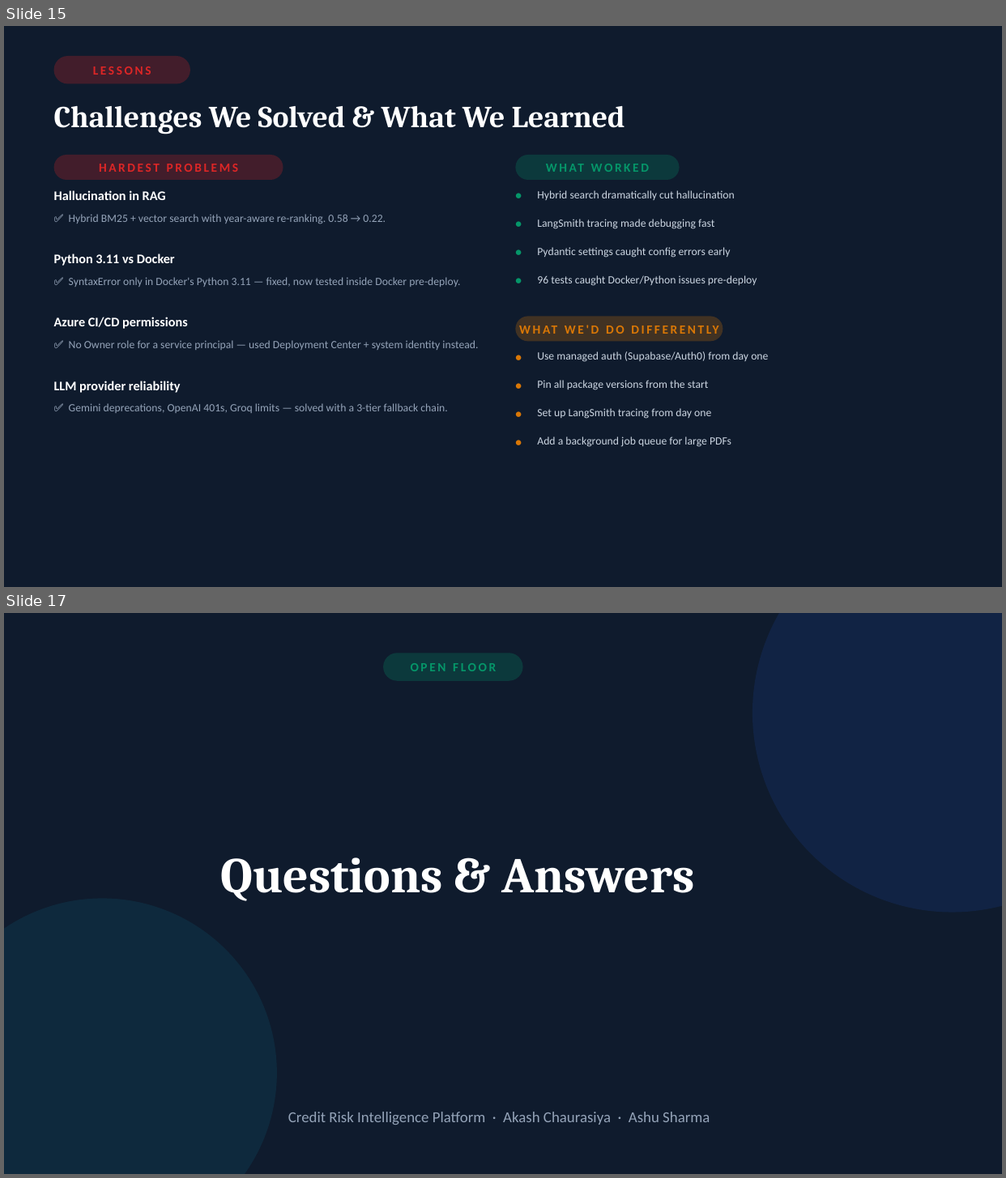
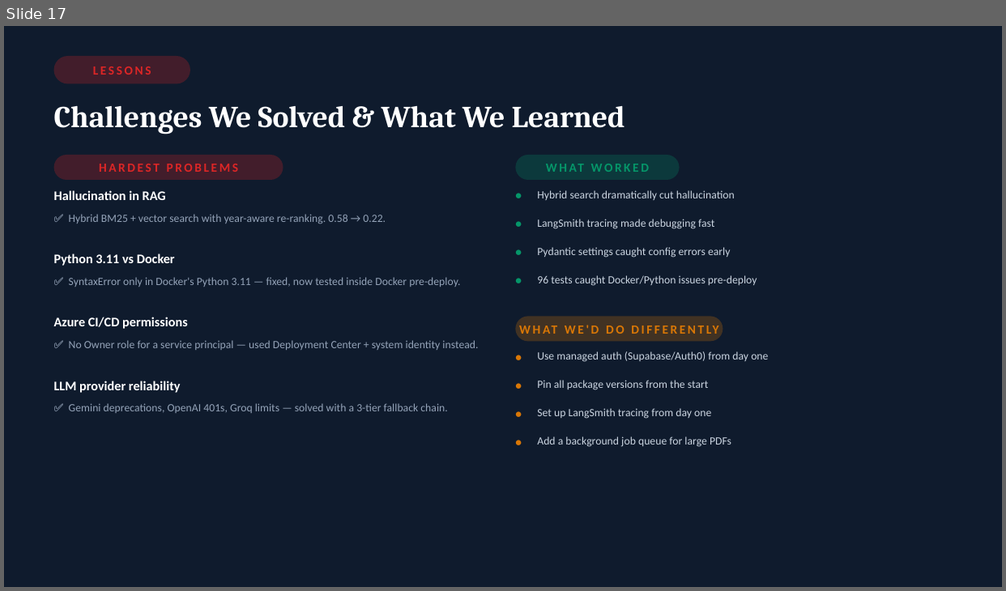
Before and after one commit to Chaurasiyakash0136/EY-Training-2026, a slide deck: Capstone_Project/Credit-Risk-Intelligence-Platform/docs/Project_Documents/Credit_Risk_Platform_Capstone_project.pptx. Shown one above the other, each under a label of ours: slides 15 and 17 before the commit, slide 17 after it; the slides between them are not shown. The pictures are 1006x1178 and 1006x591 pixels, drawn with LibreOffice and Linux fonts; fonts in the diff are those of the drawing. Boxes give left, top, right and bottom in pixels: in the first picture for what was removed or moved away, otherwise in the second. Text is boxed around its words. In the diff, an @@ line names an element or a change of style, - is before the commit and + after.

```diff
--- a/Capstone_Project/Credit-Risk-Intelligence-Platform/docs/Project_Documents/Credit_Risk_Platform_Capstone_project.pptx
+++ b/Capstone_Project/Credit-Risk-Intelligence-Platform/docs/Project_Documents/Credit_Risk_Platform_Capstone_project.pptx
@@ slide 17 removed at [4,613,1002,1174], background #0F1B2D @@
@@ ellipse removed at [752,613,1002,913] @@
@@ rounded rectangle removed at [383,653,523,681] @@
@@ text removed at [411,663,496,671] @@
-OPEN FLOOR
@@ text removed at [220,858,695,901] @@
-Questions & Answers
@@ ellipse removed at [4,898,276,1174] @@
@@ text removed at [288,1112,710,1125] @@
-Credit Risk Intelligence Platform · Akash Chaurasiya · Ashu Sharma
@@ what was slide 15 is now slide 17 @@
```
Also in this commit, not shown: 2 slides changed, 2 slides added.
